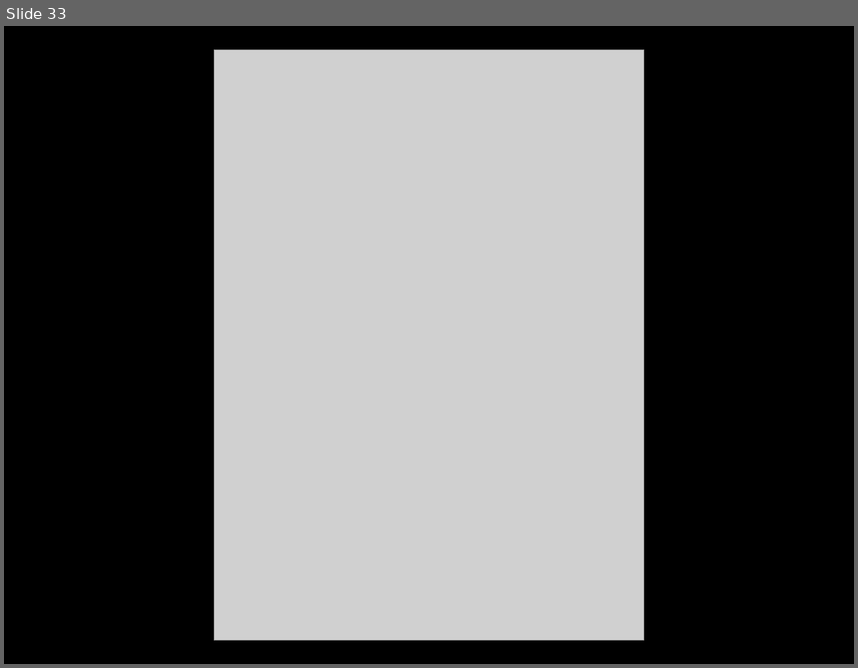
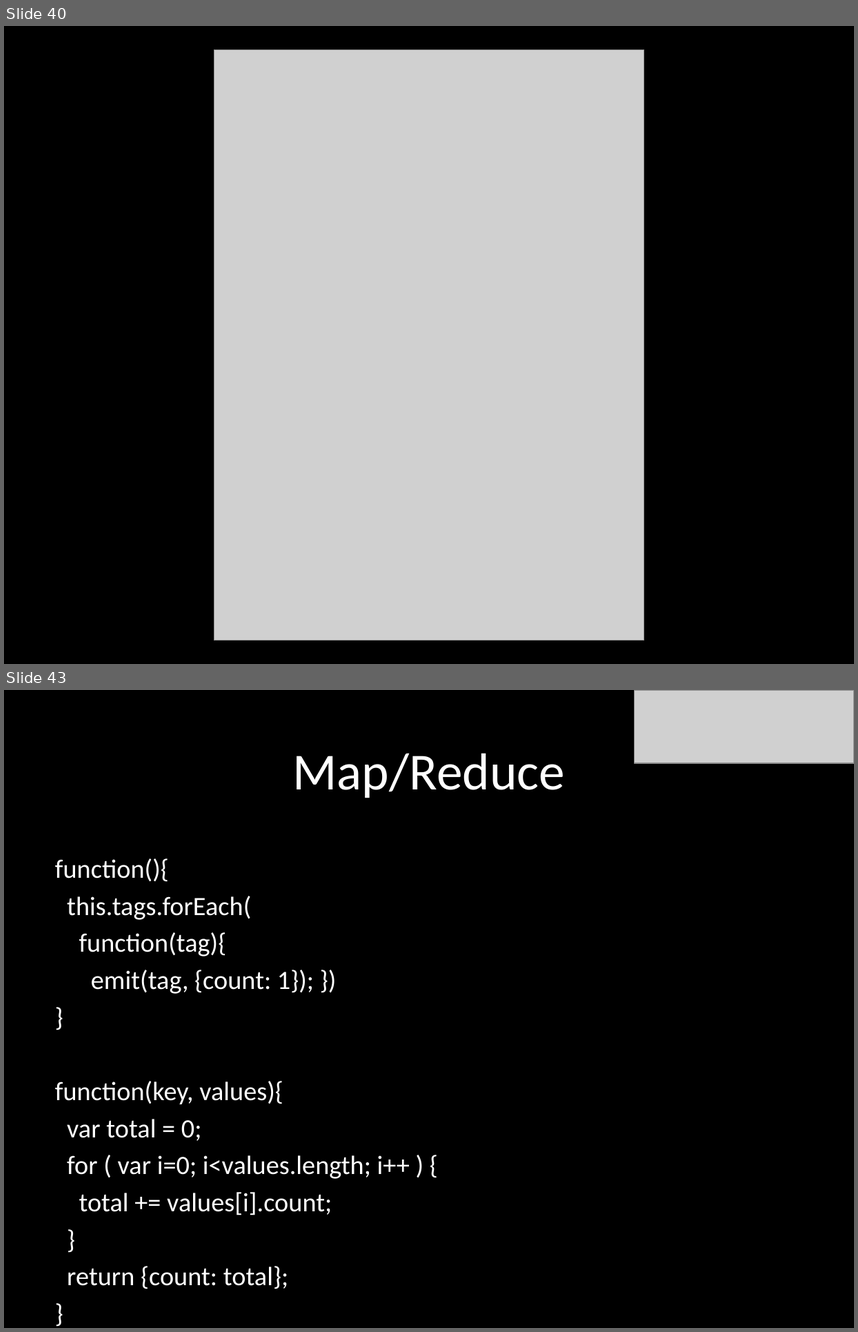
Before and after one commit to jonfuller/presentations, a slide deck: mongo/mongo.pptx. Shown one above the other, each under a label of ours: slide 33 before the commit, slides 40 and 43 after it; the slides between them are not shown. The pictures are 858x668 and 858x1332 pixels, drawn with LibreOffice and Linux fonts; fonts in the diff are those of the drawing; grey boxes stand for pictures. Boxes give left, top, right and bottom in pixels: in the first picture for what was removed or moved away, otherwise in the second. Text is boxed around its words. In the diff, an @@ line names an element or a change of style, - is before the commit and + after.

```diff
--- a/mongo/mongo.pptx
+++ b/mongo/mongo.pptx
@@ slide 43 added at <box>4,690,854,1328</box>, background #000000 @@
@@ picture added at <box>635,690,854,763</box> @@
@@ title added at <box>293,753,565,798</box>, 44 pt, text #FFFFFF @@
+Map/Reduce
@@ text added at <box>55,858,410,1289</box>, 22.4 pt, text #FFFFFF @@
+function(){
+this.tags.forEach(
+function(tag){
+emit(tag, {count: 1}); })
+}
+function(key, values){
+var total = 0;
+for ( var i=0; i<values.length; i++ ) {
+total += values[i].count;
+}
+return {count: total};
+}
@@ what was slide 33 is now slide 40 @@
```
Also in this commit, not shown: 6 slides changed, 10 other slides added.
